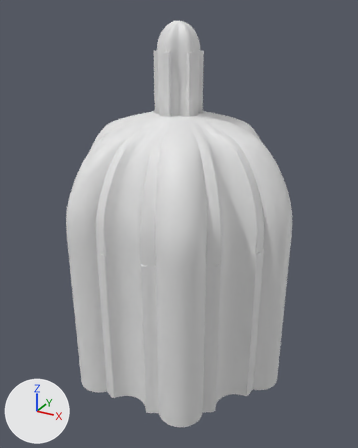
The glTF model models/grammar/grammar_26.glb, before and after one commit.
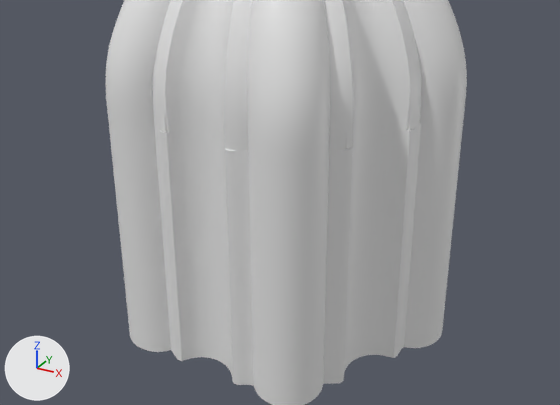
Each version appears first whole from a camera (50 mm lens) standing at (2.58, -4.67, 4.13) and looking at (0.04, -0.06, 1.83), and next in a close-up on the part from 0% to 98% of the width and 38% to 95% of the height. Lighting does not change. The marker at lower left points along +X, +Y and +Z. The older version's two pictures come first.

In view in the first close-up: 'vault_0', 'walls' and 1 more.
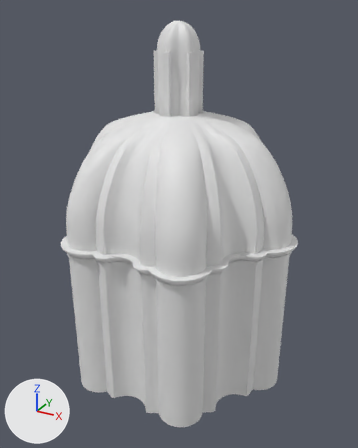
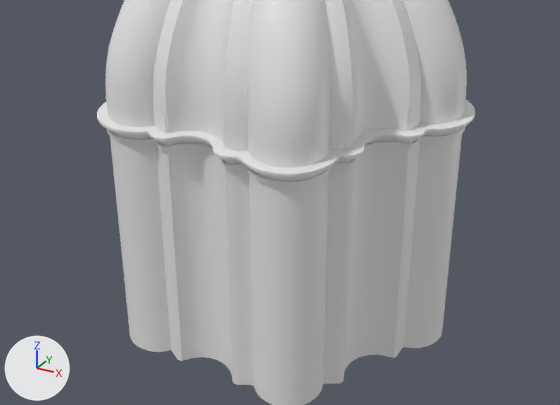
Boxes (x1, y1, x2, y2) around the edits, measured in the close-ups (560 x 405 px):
'cornice_out', added: after (97, 100, 475, 187)

Patch to the scene script:
```diff
--- a/models/grammar/grammar_26.glb.py
+++ b/models/grammar/grammar_26.glb.py
@@ me_cornice_out @@
+me_cornice_out.from_pydata(...)  # 2880 vertices, 5760 faces; spans x -1.4..1.4, y -1.26..1.26, z 1.73..1.84
@@ ob_cornice_out @@
+ob_cornice_out = bpy.data.objects.new('cornice_out', me_cornice_out)
+ob_cornice_out.location = (0.0, 0.0, 0.0)
```
